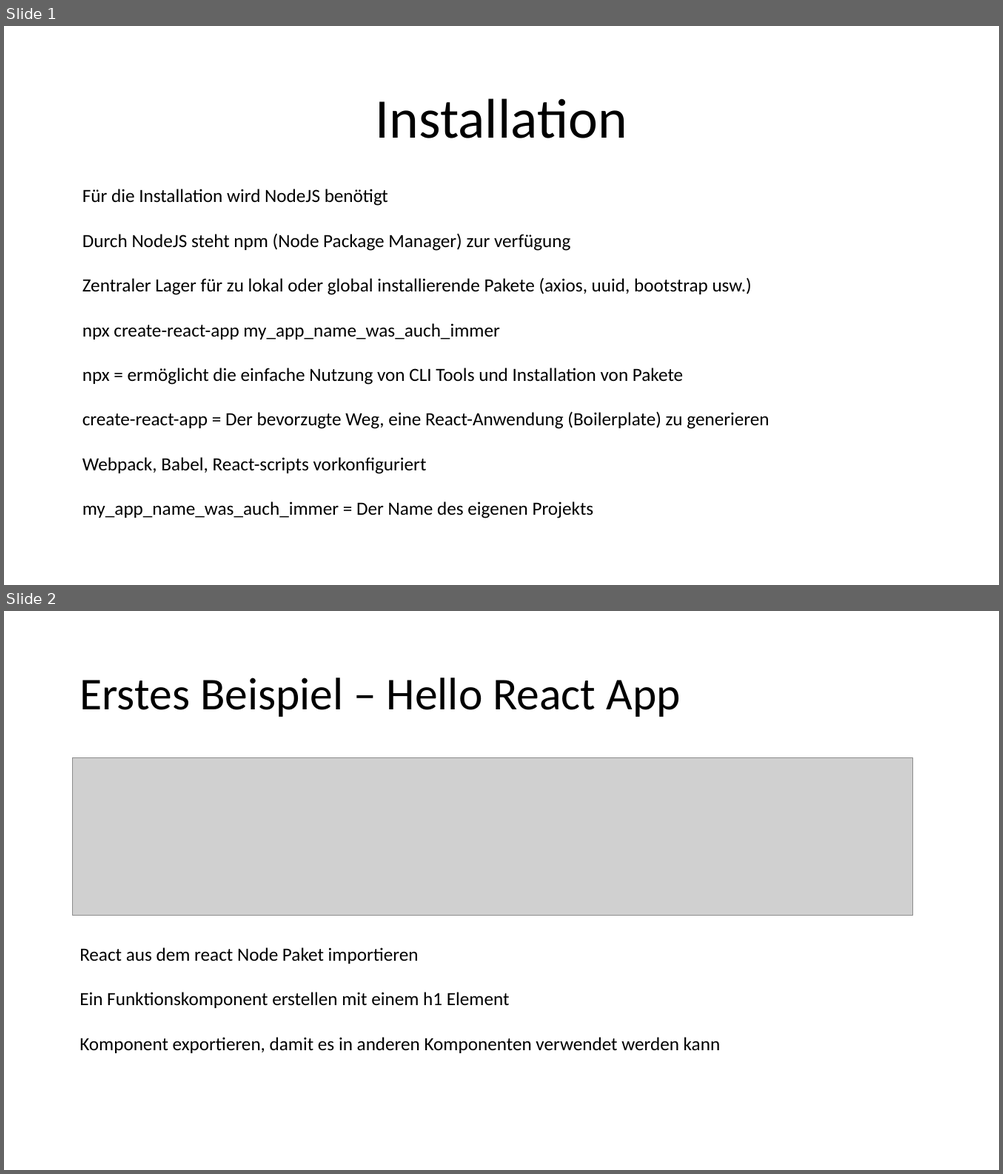
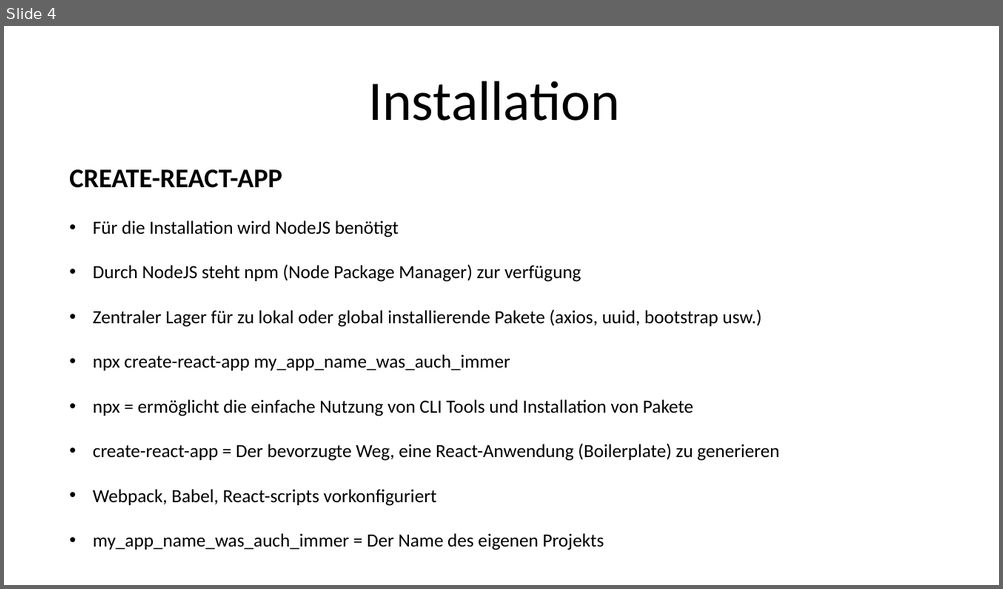
Before and after one commit to szitastamas/react_presentation_drheuer, a slide deck: React_Components.pptx. Shown one above the other, each under a label of ours: slides 1 and 2 before the commit, slide 4 after it. The pictures are 1003x1174 and 1003x589 pixels, drawn with LibreOffice and Linux fonts; fonts in the diff are those of the drawing; grey boxes stand for pictures. Boxes give left, top, right and bottom in pixels: in the first picture for what was removed or moved away, otherwise in the second. Text is boxed around its words. In the diff, an @@ line names an element or a change of style, - is before the commit and + after.

```diff
--- a/React_Components.pptx
+++ b/React_Components.pptx
@@ slide 2 removed at bbox=[4, 611, 999, 1170], background #FFFFFF @@
@@ title removed at bbox=[79, 678, 680, 717] @@
-Erstes Beispiel – Hello React App
@@ picture removed at bbox=[73, 758, 913, 915] @@
@@ text removed at bbox=[79, 948, 720, 1054] @@
-React aus dem react Node Paket importieren
-Ein Funktionskomponent erstellen mit einem h1 Element
-Komponent exportieren, damit es in anderen Komponenten verwendet werden kann
@@ what was slide 1 is now slide 4 @@
@@ slide 4 changed as well @@
@@ title "Installation": place and size @@
-title "Installation" at bbox=[375, 99, 627, 138]
+title "Installation" at bbox=[368, 81, 620, 121]
@@ text "CREATE-REACT-APP": place and size @@
-text "CREATE-REACT-APP" at bbox=[82, 189, 768, 519]
+text "CREATE-REACT-APP" at bbox=[69, 170, 779, 551]
@@ text at bbox=[69, 170, 282, 188]: paragraph added @@
+CREATE-REACT-APP
@@ text at bbox=[93, 221, 779, 551]: bullet none to • @@
```
Also in this commit, not shown: 13 slides added, 32 other files.
